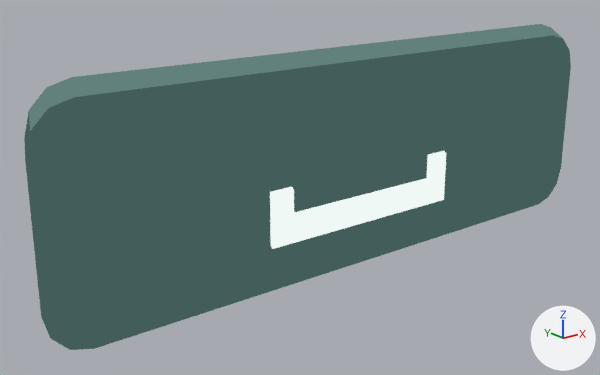
Two versions of the glTF model Assets/TD2/Screen3D/Kit07/celadon3d/Key_Space_Down.gltf, one commit apart.
Camera for both pictures: a 50 mm camera at (-2.1, -2.24, 1.3) aimed at (-0.19, 0.16, 0.35). Lighting does not change. The marker at lower right points along +X, +Y and +Z. The first picture is the older version. Vertices at exactly the same position are counted once.

Names of what the first picture shows: 'Key_Space_Down_baked'.
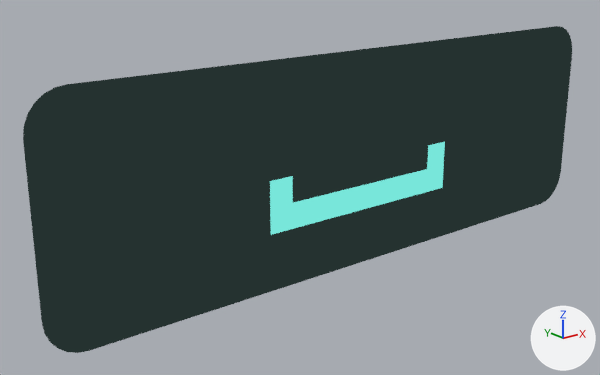
Where the change shows, as pixel boxes (x1, y1, x2, y2) in the pictures (600 x 375 px):
'Key_Space_Down_baked', reshaped, recoloured (darker): before (24, 24, 571, 350); after (23, 26, 572, 353)
part 1 of me_key_space_down_007, rebuilt: before (24, 24, 571, 350); after (23, 26, 572, 353)
part 2 of me_key_space_down_007, added (cyan): after (270, 142, 445, 235)
part 3 of me_key_space_down_007, deleted: before (374, 178, 429, 220)
part 4 of me_key_space_down_007, deleted: before (294, 197, 356, 243)
part 5 of me_key_space_down_007, deleted: before (355, 192, 375, 225)
part 6 of me_key_space_down_007, deleted: before (270, 187, 294, 249)
part 7 of me_key_space_down_007, deleted: before (427, 151, 446, 204)

Edits to the bpy script that builds the scene:
```text
Add mat_k07_celadon_sign_plate:
    mat_k07_celadon_sign_plate = bpy.data.materials.new('K07_celadon_sign_plate')
    # nodes: BsdfTransparent, Emission, LightPath, MixShader, OutputMaterial
    # colours: dark grey #253230
Add mat_k07_celadon_sign_hot:
    mat_k07_celadon_sign_hot = bpy.data.materials.new('K07_celadon_sign_hot')
    # nodes: BsdfTransparent, Emission, LightPath, MixShader, OutputMaterial
    # colours: cyan #78e6da
Change me_key_space_down_007:
    used by ob_key_space_down_baked; location = (0.0, 0.0, 0.0)
    remove me_key_space_down_007.from_pydata(...)  # 96 vertices, 180 faces; spans x -1.3..1.34, y -0.02..0.1, z 0.04..0.88
    remove me_key_space_down_007.materials.append(mat_k07_celadon_glow)
    remove me_key_space_down_007.materials.append(mat_k07_celadon_graphite_dark)
    remove me_key_space_down_007.materials.append(mat_k07_celadon_graphite_light)
    remove me_key_space_down_007.materials.append(mat_k07_celadon_graphite)
    add me_key_space_down_007.from_pydata(...)  # 52 vertices, 48 faces; spans x -1.3..1.3, y 0.0, z 0.04..0.88
    me_key_space_down_007 part 1: the loose piece of 32 vertices spanning x -1.3..1.34, y 0.0..0.1, z 0.04..0.88 is rebuilt with 28 vertices and now spans x -1.3..1.3, y 0.0, z 0.04..0.88, in mat_k07_celadon_sign_plate
    me_key_space_down_007 part 2: a new loose piece of 24 vertices spanning x -0.45..0.45, y 0.0, z 0.26..0.46, in mat_k07_celadon_sign_hot
    me_key_space_down_007 part 3: the loose piece of 16 vertices spanning x 0.04..0.35, y -0.02..0.0, z 0.21..0.32 is deleted
    me_key_space_down_007 part 4: the loose piece of 16 vertices spanning x -0.36..-0.05, y -0.02..0.0, z 0.21..0.32 is deleted
    me_key_space_down_007 part 5: the loose piece of 8 vertices spanning x -0.06..0.05, y -0.02..0.0, z 0.21..0.32 is deleted
    me_key_space_down_007 part 6
    12 vertices are removed from x -0.46..-0.35, y -0.02..0.0, z 0.21..0.42
    22 faces are deleted
    me_key_space_down_007 part 7
    12 vertices are removed from x 0.34..0.45, y -0.02..0.0, z 0.21..0.42
    22 faces are deleted
    add me_key_space_down_007.materials.append(mat_k07_celadon_sign_plate)
    add me_key_space_down_007.materials.append(mat_k07_celadon_sign_hot)
```
